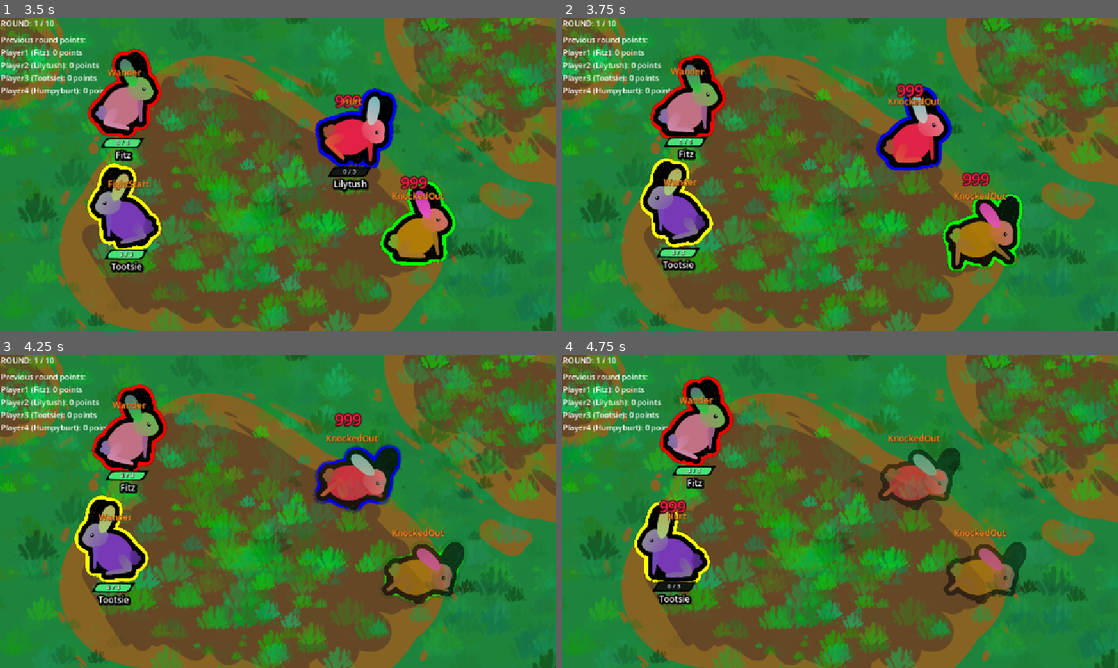
Above: before the commit, frames 1-4 (two rows, left to right).
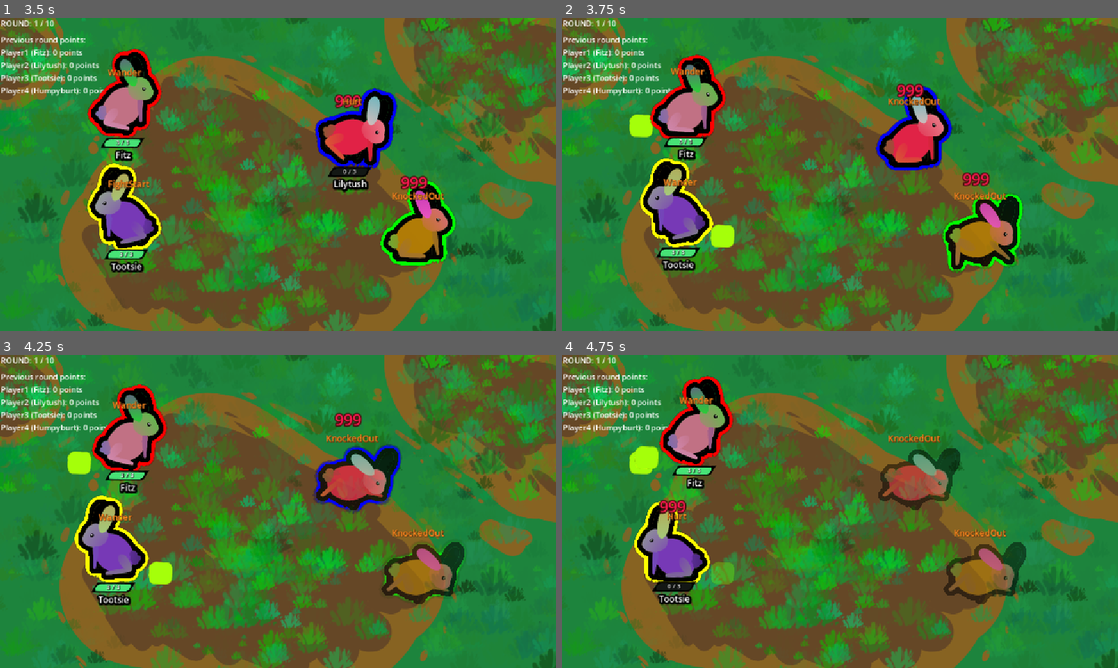
Above: after the commit, the same moments.

Repository: Galitie/tm2
Game: Godot game, scene res://test_scene.tscn
Two runs of this game, one before a commit and one after it. Both use one fixed random seed, a clock stepped at 60 frames per second and the inputs below. Sound files missing from this copy of the repository are replaced by a short silence.
Inputs (mouse positions are in pixels of both pictures, inside the frame that each line leads up to):
- Up to frame 1 (3.5 s): click (72, 68) at 0.52 s; click (72, 68) at 1.27 s; click (72, 68) at 2.02 s; tap Enter (ui_accept) at 2.75, 2.85, 3.02, 3.32 s; move the mouse to (400, 158) at 2.77 s; click (400, 158) at 2.92 s
- Up to frame 2 (3.75 s): drag from (728, 190) to (684, 115) at 3.52 s
- Up to frame 3 (4.25 s): no input
- Up to frame 4 (4.75 s): move the mouse to (895, 442) at 4.27 s; tap Enter (ui_accept) at 4.35 s; click (895, 442) at 4.42 s

Frame 1 is identical in both runs. In frame 2, 0.6% of the frame differs, in the area x 12-31%, y 30-74%; in frame 3, 0.6%; in frame 4, 0.7%, in the area x 12-31%, y 29-74%.

Commit message:
Implemented shitty version of slime trail

Diff:
--- /dev/null
+++ b/Cards/Resources/slime_trail.tres
@@ -0,0 +1,23 @@
+[gd_resource type="Resource" script_class="CardResourceScript" load_steps=3 format=3 uid="uid://beo0p0kljyb5g"]
+
+[ext_resource type="Script" uid="uid://bba020kqbcn8s" path="res://monster_part.gd" id="1_es4dy"]
+[ext_resource type="Script" uid="uid://bfco2om6esxdu" path="res://Cards/card_info.gd" id="2_6kmbr"]
+
+[resource]
+script = ExtResource("2_6kmbr")
+card_name = "SLIME TRAIL"
+description = "Leave a SLIME trail that DMGS monsters that enter it"
+Type = "passive"
+state_id = "slime_trail"
+unique = true
+remove_specific_states = Array[int]([])
+parts_and_acc = Array[ExtResource("1_es4dy")]([])
+attribute_1 = 0
+attribute_label_1 = ""
+attribute_amount_1 = 0
+attribute_2 = 0
+attribute_label_2 = ""
+attribute_amount_2 = 0
+attribute_3 = 0
+attribute_label_3 = ""
+attribute_amount_3 = 0.0
--- a/StateMachine/block.gd
+++ b/StateMachine/block.gd
@@ -10,7 +10,7 @@
 func Enter():
 	done_blocking = false
 	block_cycles = 0
-	block_threshold = 1
+	block_threshold = 1.25
 	monster.animation_player.play("block")
 	monster.velocity = Vector2.ZERO
 
--- a/UI/player_upgrade_panel.gd
+++ b/UI/player_upgrade_panel.gd
@@ -8,7 +8,7 @@
 @onready var upgrade_title = $VBoxContainer/UpgradeTitle/Label
 
 var player : Player
-var resource_array: Array[Resource] = [load("uid://0fnohogd0jnj"), load("uid://4pdhr1tis8vw …(762 unchanged characters)…
+var resource_array: Array[Resource] = [load("uid://beo0p0kljyb5g"), load("uid://0fnohogd0jnj"), load("uid://4pdhr1tis8vw …(762 unchanged characters)…
 @onready var button_array: Array[Node] = [reroll_button, $VBoxContainer/UpgradeCard1, $VBoxContainer/UpgradeCard2, $VBoxContainer/UpgradeCard3]
 var current_user_position_in_button_array : int = 0
 var new_stylebox_normal = StyleBoxFlat.new()
--- a/main.gd
+++ b/main.gd
@@ -238,6 +238,7 @@
 	$Rankings.visible = false
 	$Rankings.text = "Previous round points:\n"
 	$Specials.visible = false
+	$SlimeTimer.stop()
 	clean_up_screen()
 	players.sort_custom(func(a, b): return a.victory_points > b.victory_points)
 	clear_knocked_out_monsters()
@@ -283,6 +284,7 @@
 		var fight_pos = player.get_node("FightPos")
 		monster.state_machine.transition_state("fightstart")
 		monster.target_point = fight_pos.global_position
+	$SlimeTimer.start()
 
 
 func _on_sudden_death_timer_timeout():
@@ -400,6 +402,8 @@
 				player.special_name = "SQUEEZE ONE OUT"
 			"poop_on_hit":
 				player.poop_on_hit = true
+			"slime_trail":
+				player.slime_trail = true
 			_:
 				player.monster.state_machine.state_choices[card_resource.Type].append(card_resource.state_id)
 	if card_resource.remove_specific_states.size():
@@ -513,6 +517,15 @@
 	poop.add_to_group("CleanUp")
 
 
+func spawn_slime(monster):
+	var slime = preload("uid://upayf74ibwcl").instantiate()
+	slime.monster = monster
+	slime.global_position = monster.poop_checker.global_position
+	add_child(slime)
+	slime.add_to_group("Slime")
+	slime.add_to_group("CleanUp")
+
+
 func spawn_bomb(monster):
 	monster.play_generic_sound("uid://c2wiqjug8rgf4", -8.0)
 	var bomb = preload("uid://gxo3acon6q5t").instantiate()
@@ -548,3 +561,9 @@
 			specials[index].add_theme_color_override("font_outline_color", player.monster.player_color)
 			specials[index].text = "Press Y: " + player.special_name
 		index += 1
+
+
+func _on_slime_timer_timeout():
+	for player in players:
+		if player.slime_trail and player.monster.current_hp > 0:
+			spawn_slime(player.monster)
--- a/monster.gd
+++ b/monster.gd
@@ -12,7 +12,7 @@
 var damage_received_mult: float = 1.0
 var damage_dealt_mult: float = 1.0
 var thorns : bool = false
-enum attack_type {NONE, MONSTER, BOMB, PROJECTILE, THORN}
+enum attack_type {NONE, MONSTER, BOMB, PROJECTILE, THORN, SLIME}
 
 var mon_name : String
 @onready var name_label = $Name
@@ -54,6 +54,8 @@
 var secondary_color: Color
 @export var player_color: Color
 
+signal spawn_slime(monster)
+
 func _ready():
 	add_to_group("DepthEntity")
 
@@ -98,6 +100,8 @@
 		if current_state.contains("block"):
 			attacker = area.get_parent().get_parent()
 			if area.is_in_group("Projectile") and area.owner.monster == self:
+				return
+			if area.is_in_group("Slime") and area.owner.monster == self:
 				return
 			take_damage(attacker, current_state, true)
 			return
@@ -123,6 +127,8 @@
 		if area.is_in_group("Bomb"):
 			take_damage(null, current_state, true, attack_type.BOMB)
 
+		if area.is_in_group("Slime") and area.owner.monster != self:
+			take_damage(null, current_state, true, attack_type.SLIME)
 
 func take_damage(attacker = null, current_state : String = "", ignore_crit: bool = false, type : attack_type = attack_type.NONE, override_damage : int = 0):
 	var damage : int
@@ -175,6 +181,10 @@
 	elif type == attack_type.PROJECTILE:
 		damage = 1
 		modify_hp(-damage)
+	if type == attack_type.SLIME:
+		damage = 1
+		mod_text = " SLIME"
+		modify_hp(-damage)
 	$Damage.text = str(int(damage)) + crit_text + mod_text
 	animation_player_damage.play("damage")
 	hit_effect(critted)
@@ -216,7 +226,6 @@
 	play_generic_sound("uid://can2y656sbycd", -5.0)
 	root.modulate = Color("6bff7d")
 	get_tree().create_tween().tween_property(root, "modulate", Color.WHITE, 1).set_delay(0.3)
-
 
 
 func send_flying(attacker: Node) -> void:
--- a/player.gd
+++ b/player.gd
@@ -21,7 +21,7 @@
 var death_explode : bool = false
 var matrix : bool = false
 var poop_on_hit: bool = false
-
+var slime_trail : bool = false
 var caltrops: bool = false
 
 var current_small_cards : int = 0
--- a/project.godot
+++ b/project.godot
@@ -38,6 +38,7 @@
 Bomb=""
 CleanUp=""
 PlayerCustomizePanel=""
+Slime=""
 
 [input]
 
--- /dev/null
+++ b/slime_trail.gd
@@ -0,0 +1,20 @@
+extends Node2D
+class_name SlimeTrail
+
+@onready var monster : Monster
+@onready var sprite = $CanvasGroup/Sprite2D
+
+
+func _ready():
+	#$CanvasGroup.material.set_shader_parameter("outer_color", monster.player_color)
+	$Lifetime.start()
+
+
+func _physics_process(delta):
+	if monster.current_hp <= 0:
+		_on_lifetime_timeout()
+
+
+func _on_lifetime_timeout():
+	await get_tree().create_tween().tween_property(sprite, "modulate", Color(Color.DARK_GREEN,0), 1.0).finished
+	queue_free()
--- /dev/null
+++ b/slime_trail.tscn
@@ -0,0 +1,45 @@
+[gd_scene load_steps=6 format=3 uid="uid://upayf74ibwcl"]
+
+[ext_resource type="Script" uid="uid://b1lq7tm3h5jro" path="res://slime_trail.gd" id="1_ppcr1"]
+[ext_resource type="Texture2D" uid="uid://cr5d5n3e20kav" path="res://slime_trail.png" id="3_ppcr1"]
+[ext_resource type="AudioStream" uid="uid://b72fw0suma1hh" path="res://sounds/gun.ogg" id="6_alucd"]
+
+[sub_resource type="SpriteFrames" id="SpriteFrames_xsvd0"]
+animations = [{
+"frames": [{
+"duration": 1.0,
+"texture": ExtResource("3_ppcr1")
+}],
+"loop": true,
+"name": &"default",
+"speed": 5.0
+}]
+
+[sub_resource type="RectangleShape2D" id="RectangleShape2D_ppcr1"]
+size = Vector2(38, 38)
+
+[node name="Slime" type="Node2D"]
+script = ExtResource("1_ppcr1")
+
+[node name="CanvasGroup" type="CanvasGroup" parent="."]
+position = Vector2(0, 14)
+
+[node name="Sprite2D" type="AnimatedSprite2D" parent="CanvasGroup"]
+sprite_frames = SubResource("SpriteFrames_xsvd0")
+offset = Vector2(0, -19)
+
+[node name="Lifetime" type="Timer" parent="."]
+wait_time = 3.0
+one_shot = true
+
+[node name="AudioStreamPlayer" type="AudioStreamPlayer" parent="."]
+stream = ExtResource("6_alucd")
+volume_db = -20.0
+
+[node name="Area" type="Area2D" parent="." groups=["Slime"]]
+
+[node name="CollisionShape2D" type="CollisionShape2D" parent="Area"]
+position = Vector2(0, -5)
+shape = SubResource("RectangleShape2D_ppcr1")
+
+[connection signal="timeout" from="Lifetime" to="." method="_on_lifetime_timeout"]
--- a/test_scene.tscn
+++ b/test_scene.tscn
@@ -7,6 +7,7 @@
 [ext_resource type="Script" uid="uid://bw5vr4ucfdgof" path="res://player.gd" id="2_coq8p"]
 [ext_resource type="Texture2D" uid="uid://cxxncdpnkjj26" path="res://transparent.png" id="3_buypi"]
 [ext_resource type="PackedScene" uid="uid://caig5oumsc857" path="res://UI/upgrade_menu.tscn" id="3_sasra"]
+[ext_resource type="Resource" uid="uid://beo0p0kljyb5g" path="res://Cards/Resources/slime_trail.tres" id="5_rpuu0"]
 [ext_resource type="PackedScene" uid="uid://cgti6mrpdekpx" path="res://UI/customize_menu.tscn" id="6_vr1i5"]
 [ext_resource type="FontFile" uid="uid://b2elclwq486ug" path="res://fonts/BackheelFreeTrial-5yz6V.otf" id="9_vr1i5"]
 [ext_resource type="AudioStream" uid="uid://bnd7vmemesdbl" path="res://sounds/sudden_death.ogg" id="10_vr1i5"]
@@ -62,6 +63,7 @@
 [node name="Monster" parent="Player1" node_paths=PackedStringArray("player") instance=ExtResource("1_7a21h")]
 position = Vector2(262, 192)
 player = NodePath("..")
+pre_loaded_cards = Array[Resource]([ExtResource("5_rpuu0")])
 player_color = Color(1, 0, 0, 1)
 
 [node name="CustomizePos" type="Node2D" parent="Player1"]
@@ -83,6 +85,7 @@
 [node name="Monster" parent="Player2" node_paths=PackedStringArray("player") instance=ExtResource("1_7a21h")]
 position = Vector2(878, 185)
 player = NodePath("..")
+pre_loaded_cards = Array[Resource]([ExtResource("5_rpuu0")])
 player_color = Color(0, 0, 1, 1)
 
 [node name="CustomizePos" type="Node2D" parent="Player2"]
@@ -104,6 +107,7 @@
 [node name="Monster" parent="Player3" node_paths=PackedStringArray("player") instance=ExtResource("1_7a21h")]
 position = Vector2(251, 439)
 player = NodePath("..")
+pre_loaded_cards = Array[Resource]([ExtResource("5_rpuu0")])
 player_color = Color(1, 1, 0, 1)
 
 [node name="UpgradePos" type="Node2D" parent="Player3"]
@@ -125,6 +129,7 @@
 [node name="Monster" parent="Player4" node_paths=PackedStringArray("player") instance=ExtResource("1_7a21h")]
 position = Vector2(864, 459)
 player = NodePath("..")
+pre_loaded_cards = Array[Resource]([ExtResource("5_rpuu0")])
 player_color = Color(0, 1, 0, 1)
 
 [node name="UpgradePos" type="Node2D" parent="Player4"]
@@ -266,6 +271,10 @@
 theme_override_constants/outline_size = 10
 theme_override_font_sizes/font_size = 18
 
+[node name="SlimeTimer" type="Timer" parent="."]
+wait_time = 0.75
+
 [connection signal="timeout" from="RoundOverDelayTimer" to="." method="_on_round_over_delay_timer_timeout"]
 [connection signal="timeout" from="UpgradeOverDelayTimer" to="." method="_on_upgrade_over_delay_timer_timeout"]
 [connection signal="timeout" from="SuddenDeathTimer" to="." method="_on_sudden_death_timer_timeout"]
+[connection signal="timeout" from="SlimeTimer" to="." method="_on_slime_timer_timeout"]
Not shown, changed: Todo.txt
Not shown, added: slime_trail.gd.uid
Binary file added: slime_trail.png
Not shown, added: slime_trail.png.import
Not shown: 1 places in test_scene.tscn that only renumber resources
